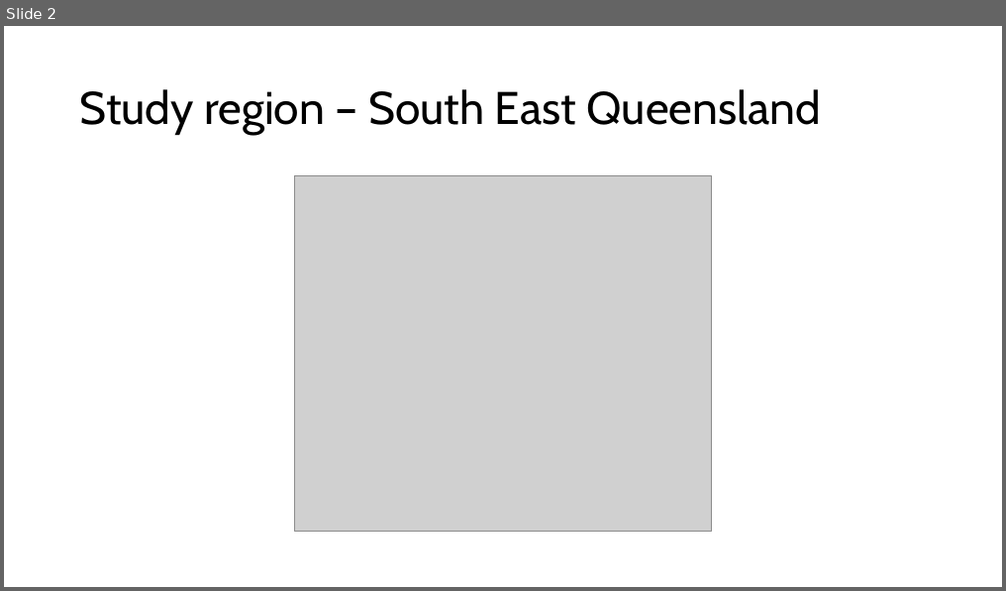
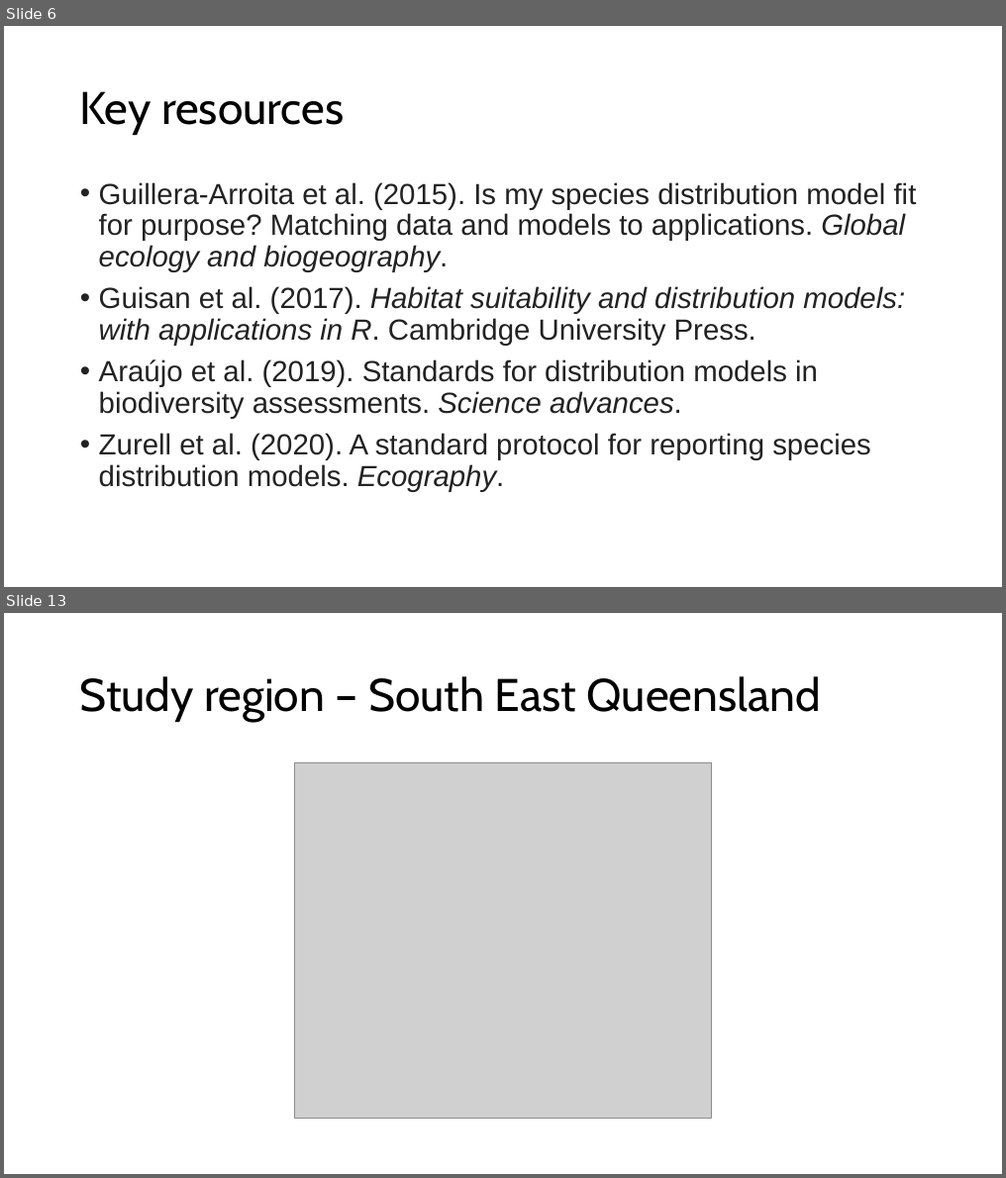
Before and after one commit to patch105/ICCB_koala_sdm, a slide deck: ICC_koala_sdm_slides.pptx. Shown one above the other, each under a label of ours: slide 2 before the commit, slides 6 and 13 after it; the slides between them are not shown. The pictures are 1006x591 and 1006x1178 pixels, drawn with LibreOffice and Linux fonts; fonts in the diff are those of the drawing; grey boxes stand for pictures. Boxes give left, top, right and bottom in pixels: in the first picture for what was removed or moved away, otherwise in the second. Text is boxed around its words. In the diff, an @@ line names an element or a change of style, - is before the commit and + after.

Commit message:
Update powerpoint

```diff
--- a/ICC_koala_sdm_slides.pptx
+++ b/ICC_koala_sdm_slides.pptx
@@ slide 6 added at (x1=4, y1=26, x2=1002, y2=587), background #FFFFFF @@
@@ title added at (x1=80, y1=91, x2=344, y2=135), 44 pt, text #000000 @@
+Key resources
@@ text added at (x1=99, y1=182, x2=917, y2=492), 28 pt, text #222222 @@
+• Guillera‐Arroita et al. (2015). Is my species distribution model fit for purpose? Matching data and models to applications. Global ecology and biogeography.
+• Guisan et al. (2017). Habitat suitability and distribution models: with applications in R. Cambridge University Press.
+• Araújo et al. (2019). Standards for distribution models in biodiversity assessments. Science advances.
+• Zurell et al. (2020). A standard protocol for reporting species distribution models. Ecography.
@@ what was slide 2 is now slide 13 @@
```
Also in this commit, not shown: 11 other slides added, 1 slide removed.
